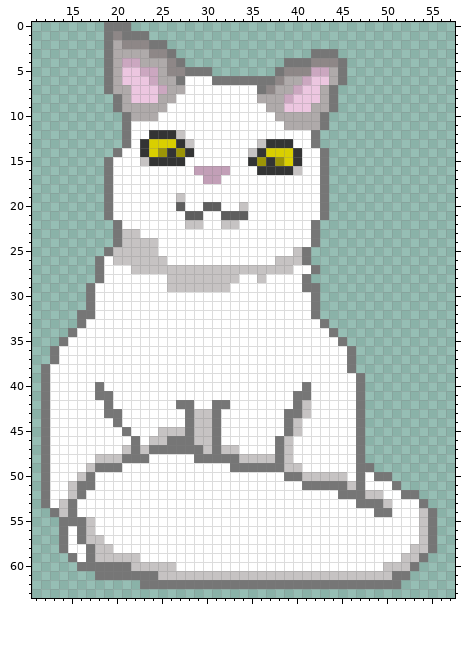
Pixel-art sprite: Purr-fect Defense/Assets/Echo/Assets/Sprites/Cats/Luna4.png. Above is the file before it was changed.
The file is 64x64 pixels. Shown: x 11..57, y 0..63.
The same view after the edit:
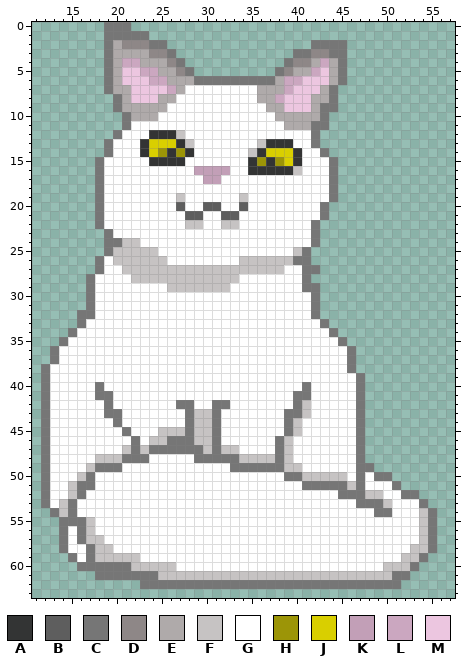
Palette (. is transparent): A #333434  B #5e5e5e  C #767676  D #8e8787  E #afaaaa  F #c6c3c3  G #ffffff  H #9c9507  J #d9cf00  K #c29fb7  L #cba7c0  M #ecc6e0
Changes in this commit:
@@ x 11..57 @@
  0 ........CCC....................................
- 1 ........CDCCC..................................
- 2 ........CEDDDCC................................
- 3 ........CEEEEDDC...............CCC.............
- 4 ........CELLEEEDC...........CCCDDDC............
- 5 ........CEMMLLEDDCCC.......CDDDLLEC............
- 6 ........CEMMMLEECGGGCCCCCCCDEELMMEC............
- 7 ........CEEMMMLEEGGGGGGGGCDEELMMEC.............
- 8 .........CEMMMEEGGGGGGGGGEEELMMMEC.............
- 9 .........CEEEEEGGGGGGGGGGGEEMMMEEC.............
+ 1 ........CCCCC..................................
+ 2 ........CEDDDCC................CCCC............
+ 3 ........CEEEEDDC.............CCDDCC............
+ 4 ........CELLEEEDC...........CDDELEC............
+ 5 ........CEMMLLEEDC.........CDEELMEC............
+ 6 ........CEMMMLLEEECCCCCCCCCELLMMMEC............
+ 7 ........CEEMMMMLEGGGGGGGGEEELMMMEC.............
+ 8 .........CEMMMEEGGGGGGGGGEELMMMEEC.............
+ 9 .........CEEEEEGGGGGGGGGGGEEMMMECC.............
 10 ..........CEEEGGGGGGGGGGGGGEEEEEC..............
-11 ..........CGGGGGGGGGGGGGGGGGEEEEC..............
-12 ..........CGGAAAFGGGGGGGGGGGGGGC...............
-13 ..........CGAJJJAFGGGGGGGFAAAGGC...............
-14 .........CGGAJHAHAGGGGGGFAJJJAGGC..............
-15 ........CGGGFAAAAGGGGGGGAHAHJAGGC..............
-16 ........CGGGGGGGGGKKKKGGGAAAAFGGC..............
-17 ........CGGGGGGGGGGKKGGGGGGGGGGGC..............
-18 ........CGGGGGGGGGGGGGGGGGGGGGGGC..............
-19 ........CGGGGGGGFGGGGGGGGGGGGGGGC..............
-20 ........CGGGGGGGBGGBBGGFGGGGGGGGC..............
-21 ........CGGGGGGGGBBGGBBBGGGGGGGGC..............
-22 .........CGGGGGGGFFGGFFGGGGGGGGC...............
-23 .........CFFGGGGGGGGGGGGGGGGGGGC...............
-24 .........CFFFFGGGGGGGGGGGGGGGGGC...............
+11 ..........CGGGGGGGGGGGGGGGGGEEECC..............
+12 .........CGGGAAAFGGGGGGGGGGGGGGC...............
+13 ........CGGGAJJJAFGGGGGGGFAAAGGC...............
+14 ........CGGGAJHAHAGGGGGGFAJJJAGGC..............
+15 .......CGGGGGAAAAGGGGGGGAHAHJAGGGC.............
+16 .......CGGGGGGGGGGKKKKGGAAAAAFGGGC.............
+17 .......CGGGGGGGGGGGKKGGGGGGGGGGGGC.............
+18 .......CGGGGGGGGGGGGGGGGGGGGGGGGGC.............
+19 .......CGGGGGGGGFGGGGGGFGGGGGGGGGC.............
+20 .......CGGGGGGGGBGGBBGGBGGGGGGGGC..............
+21 .......CGGGGGGGGGBBGGBBGGGGGGGGGC..............
+22 .......CGGGGGGGGGFFGGFFGGGGGGGGC...............
+23 ........CGGGGGGGGGGGGGGGGGGGGGGC...............
+24 ........CCFFGGGGGGGGGGGGGGGGGGGC...............
 25 ........CFFFFFGGGGGGGGGGGGGGGFC................
-26 .......CGFFFFFFGGGGGGGGGGGGFFFC................
-27 .......CGGGFFFFFFFFFFFFFFFFFFGGC...............
-28 .......CGGGGGGGFFFFFFFFGGFGGGGC................
+26 .......CGFFFFFFGGGGGGGGFFFFFFCC................
+27 .......CGGFFFFFFFFFFFFFFFFFFGGCC...............
+28 ......CGGGGFFFFFFFFFFFFGGGGGGGC................
 29 ......CGGGGGGGGFFFFFFFGGGGGGGGCC...............
